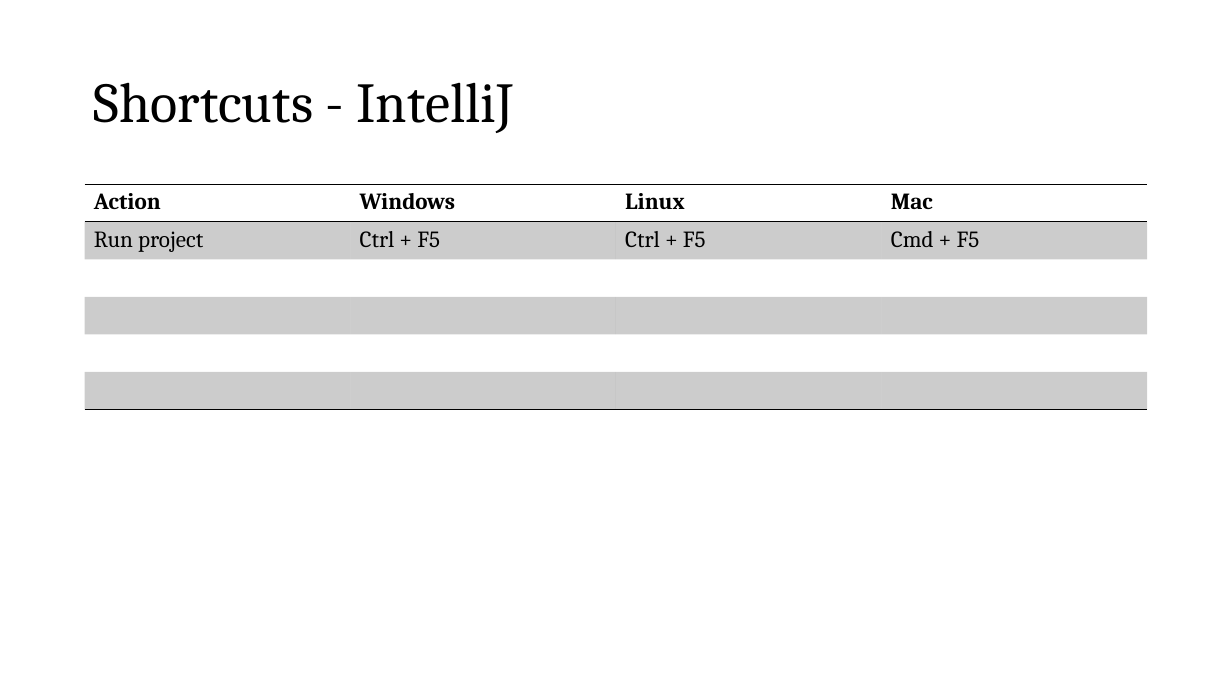
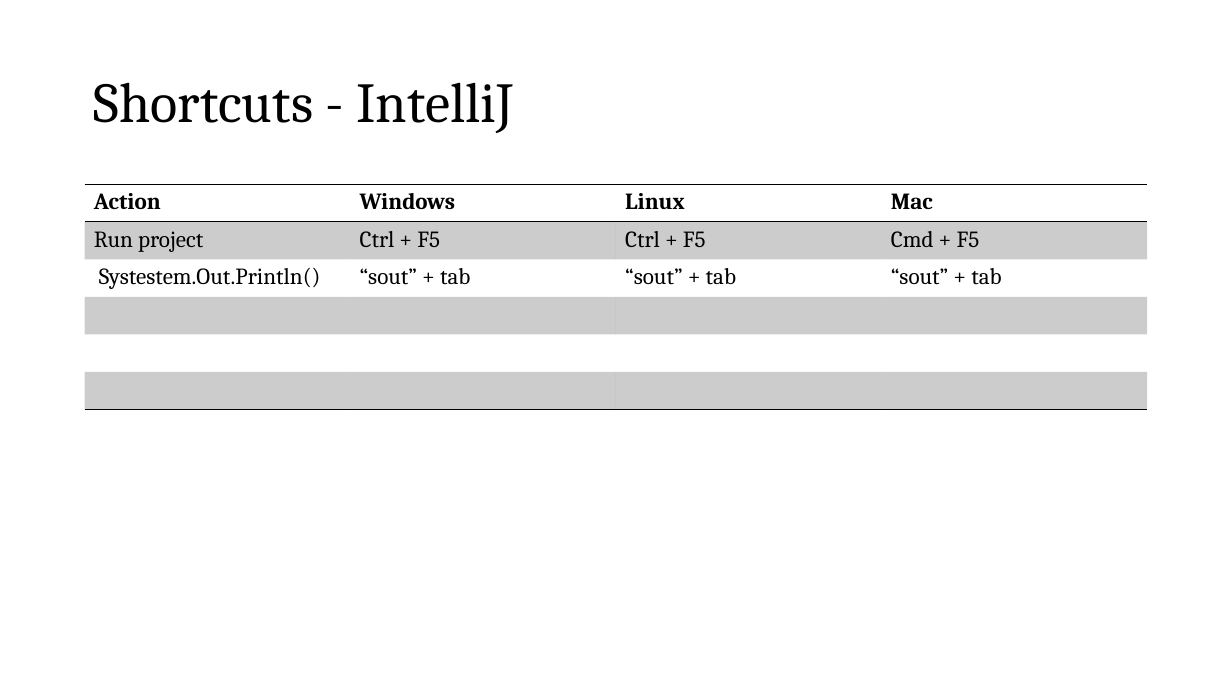
Before and after one commit to telmerie/learning-java, a slide deck: slide 5 of Java.pptx. Drawn at 1232x693 pixels with LibreOffice and Linux fonts; fonts in the diff are those of the drawing. Boxes give left, top, right and bottom in pixels: in the first picture for what was removed or moved away, otherwise in the second. Text is boxed around its words. In the diff, an @@ line names an element or a change of style, - is before the commit and + after.

```diff
--- a/Java.pptx
+++ b/Java.pptx
@@ table at (85, 185, 1150, 409) @@
+row 3: Systestem.Out.Println() | “sout” + tab | “sout” + tab | “sout” + tab
-row 6:  |  |  | 
```
Also in this commit, not shown: 5 other slides changed, 4 slides added.
